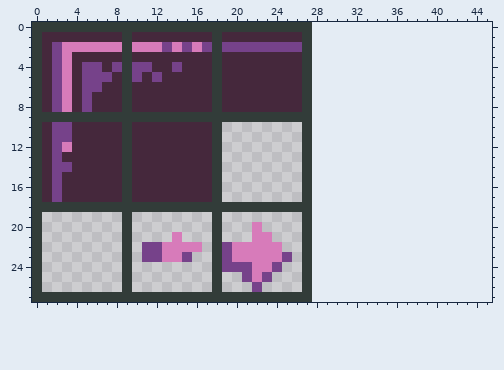
File history of a pixel-art sprite, resources/Spiderdave_gui.png. Above, as it was before the edit.
The file is 28x28 pixels. The old version is drawn lined up with the new one, on the new canvas.
New version:
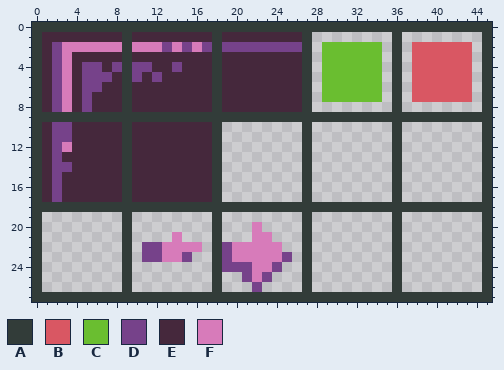
Palette (. is transparent): A #323c39  B #d95763  C #6abe30  D #76428a  E #45283c  F #d77bba
From old to new:
canvas 28x28 -> 46x28
Colour A now appears in row 0 at x 28 to 45; in rows 1 to 8 at x 36 and 45; in row 9 at x 28 to 45; in rows 10 to 17 at x 36 and 45; in row 18 at x 28 to 45; in rows 19 to 26 at x 36 and 45.
Colour A now appears in row 27 at x 28 to 45.
Colour B now appears in rows 2 to 7 at x 38 to 43.
Colour C now appears in rows 2 to 7 at x 29 to 34.
Pixel boxes of the changes (left, top, right, bottom) in both pictures:
added: (312, 22, 492, 302)
